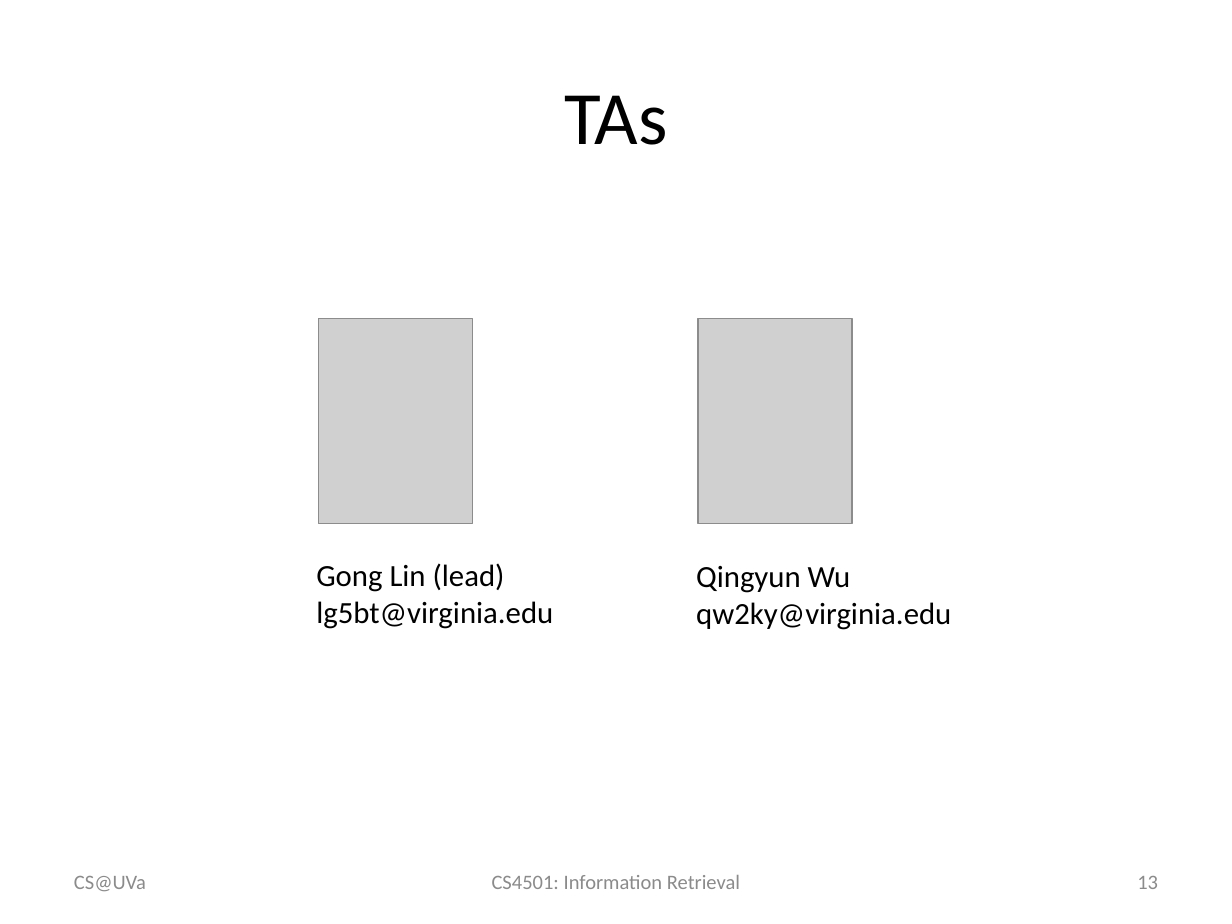
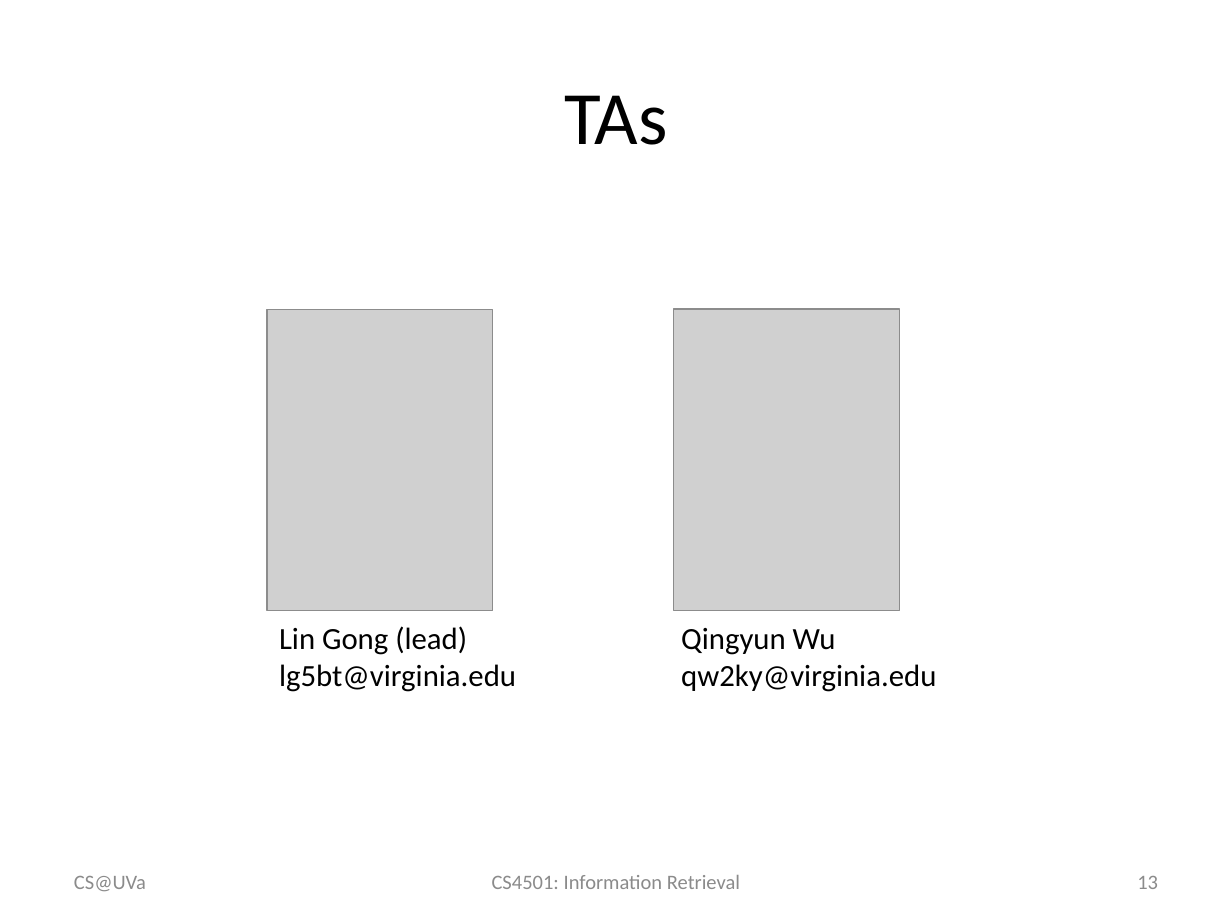
Before and after one commit to wang296/CS6501-Text-Mining, a slide deck: slide 13 of docs/CoursePolicy.pptx. Drawn at 1232x924 pixels with LibreOffice and Linux fonts; fonts in the diff are those of the drawing; grey boxes stand for pictures. Boxes give left, top, right and bottom in pixels: in the first picture for what was removed or moved away, otherwise in the second. Text is boxed around its words. In the diff, an @@ line names an element or a change of style, - is before the commit and + after.

```diff
--- a/docs/CoursePolicy.pptx
+++ b/docs/CoursePolicy.pptx
@@ picture: place and size @@
-picture at box(318, 318, 472, 524)
+picture at box(267, 309, 493, 610)
@@ picture: place and size @@
-picture at box(699, 318, 853, 524)
+picture at box(674, 309, 899, 610)
@@ text "Lin Gong (lead)": place and size @@
-text "Lin Gong (lead)" at box(316, 563, 553, 629)
+text "Lin Gong (lead)" at box(279, 626, 516, 692)
@@ text at box(279, 626, 467, 655): text changed @@
-Gong Lin (lead)
+Lin Gong (lead)
@@ text "Qingyun Wu": place and size @@
-text "Qingyun Wu" at box(696, 566, 951, 630)
+text "Qingyun Wu" at box(681, 628, 936, 692)
```
Also in this commit, not shown: 6 other files.
